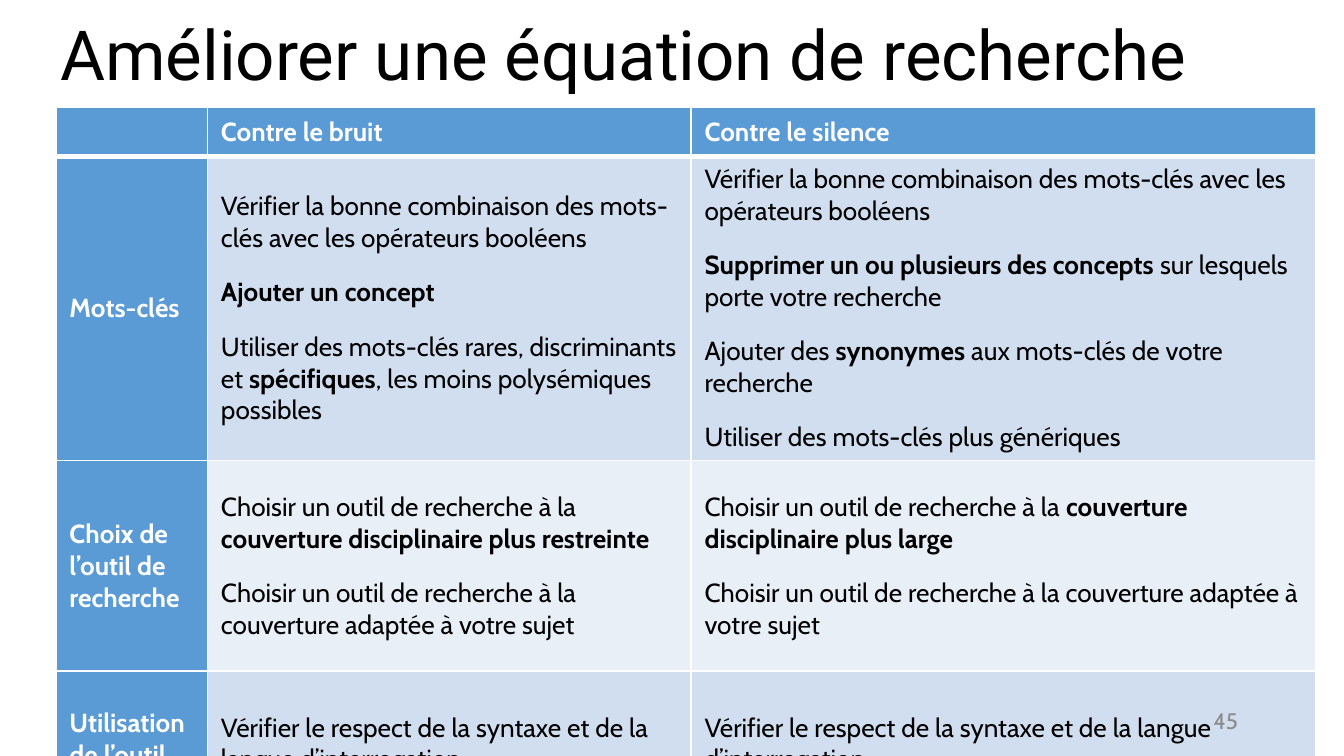
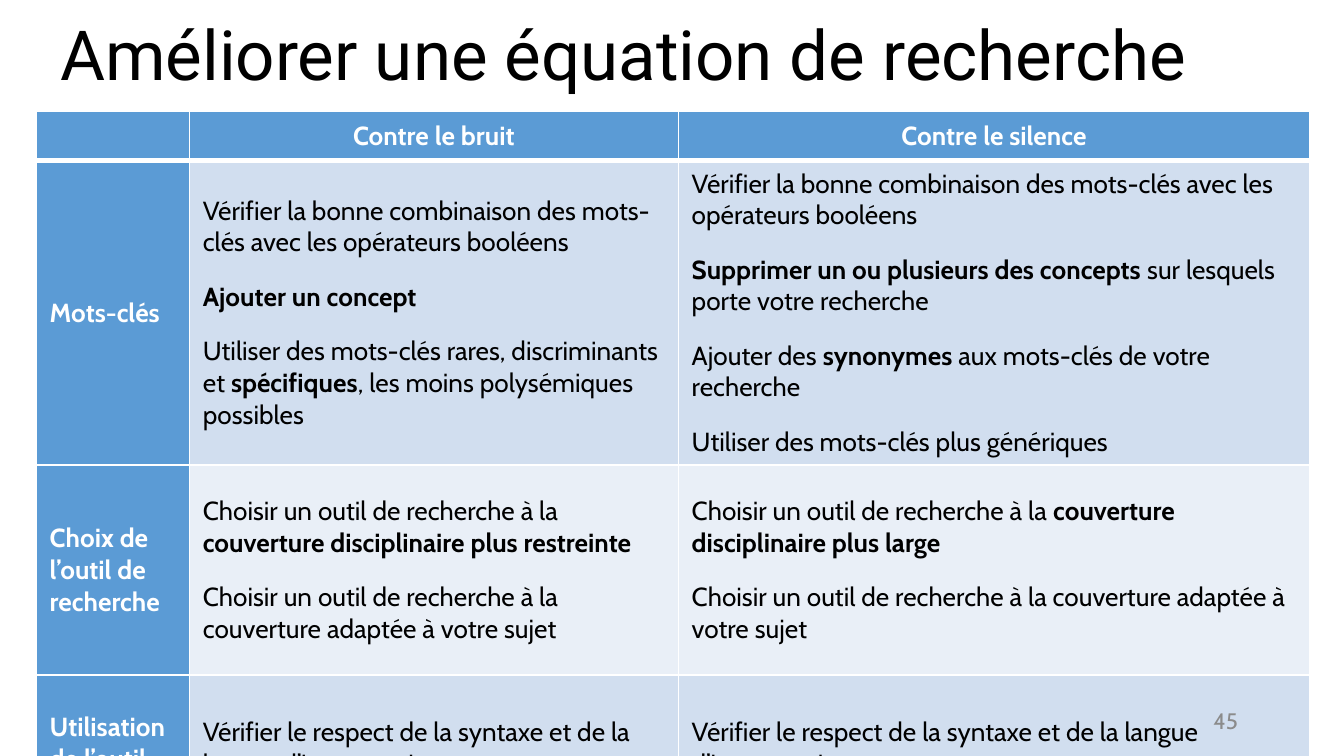
Before and after one commit to fflamerie/intro_revlit, a slide deck: slide 45 of docs/Intro_RevLit.odp. Drawn at 1344x756 pixels with LibreOffice and Linux fonts; fonts in the diff are those of the drawing. Boxes give left, top, right and bottom in pixels: in the first picture for what was removed or moved away, otherwise in the second. Text is boxed around its words. In the diff, an @@ line names an element or a change of style, - is before the commit and + after.

```diff
--- a/docs/Intro_RevLit.odp
+++ b/docs/Intro_RevLit.odp
@@ table at (x1=36, y1=112, x2=1310, y2=751) @@
@@ alignment left to centre @@
@@ table resized from (x1=56, y1=108, x2=1317, y2=756) to (x1=36, y1=112, x2=1310, y2=751) @@
```
Also in this commit, not shown: 22 other slides changed, 5 other files.
